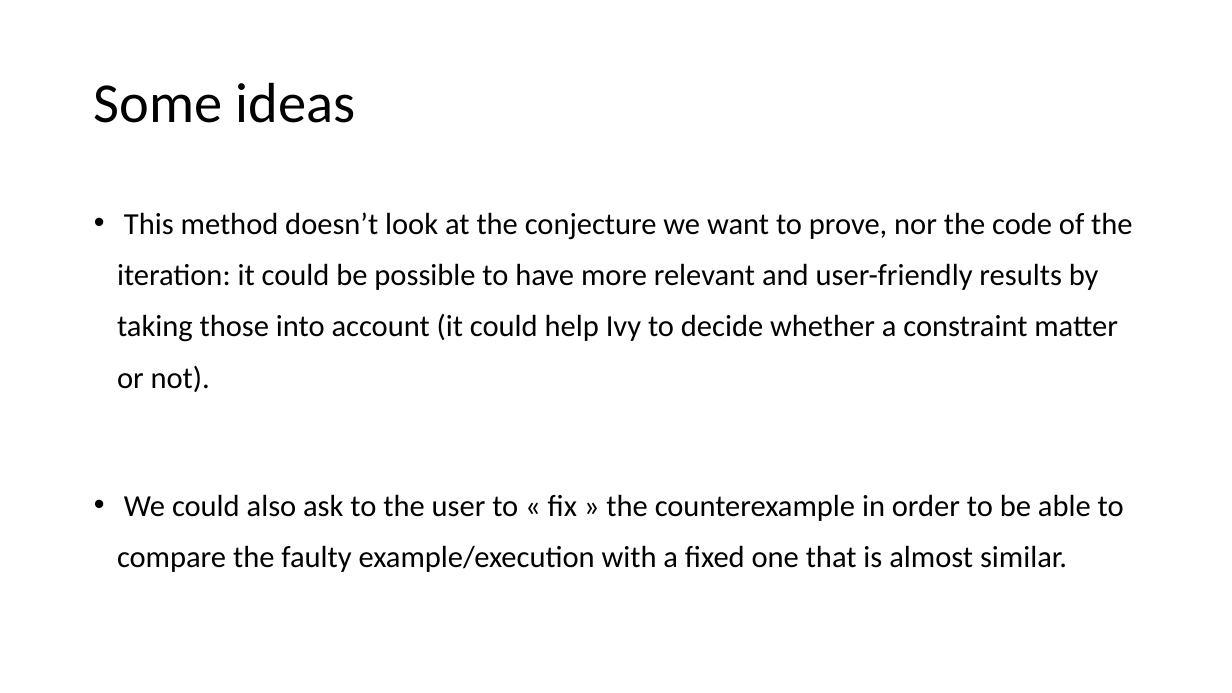
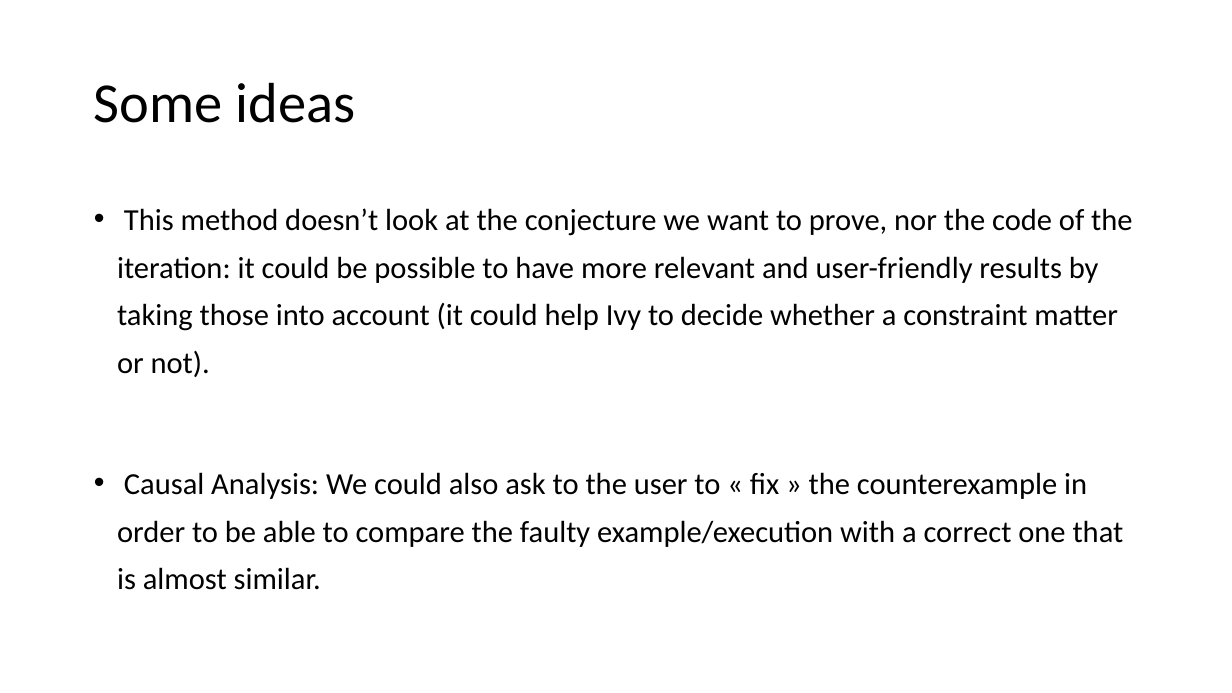
Before and after one commit to tjhance/ivy-research, a slide deck: slide 12 of interactive_proof/counterexample_generalization.pptx (slide 5 before the commit). Drawn at 1232x693 pixels with LibreOffice and Linux fonts; fonts in the diff are those of the drawing. Boxes give left, top, right and bottom in pixels: in the first picture for what was removed or moved away, otherwise in the second. Text is boxed around its words. In the diff, an @@ line names an element or a change of style, - is before the commit and + after.

```diff
--- a/interactive_proof/counterexample_generalization.pptx
+++ b/interactive_proof/counterexample_generalization.pptx
@@ text at [117,208,1132,377]: line spacing 1.4 to 1.3 @@
@@ text at [117,472,1124,590]: text changed @@
-• We could also ask to the user to « fix » the counterexample in order to be able to compare the faulty example/execution with a fixed one that is almost similar.
+• Causal Analysis: We could also ask to the user to « fix » the counterexample in order to be able to compare the faulty example/execution with a correct one that is almost similar.
```
Also in this commit, not shown: 2 other slides changed, 9 slides added.
